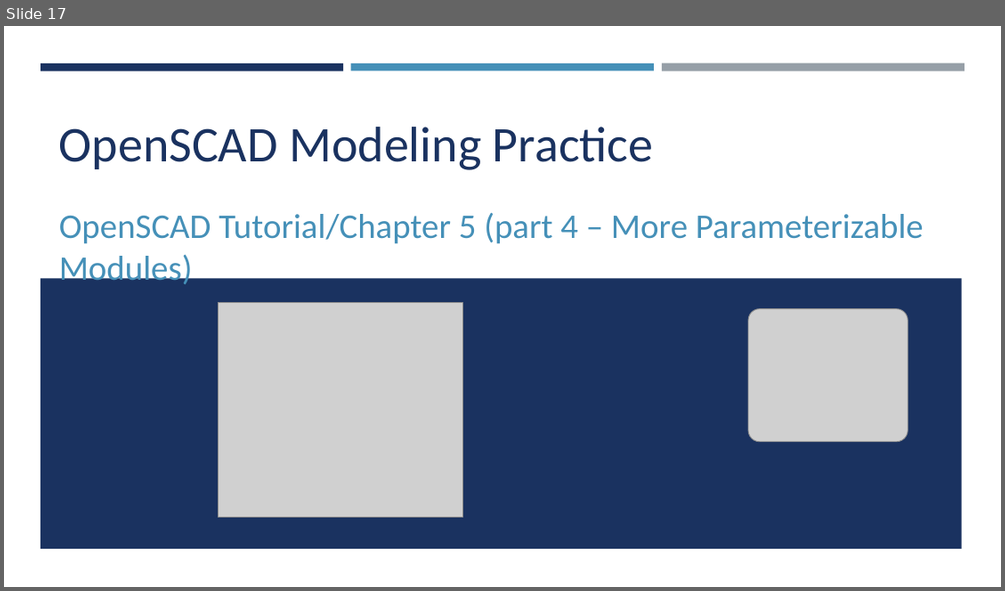
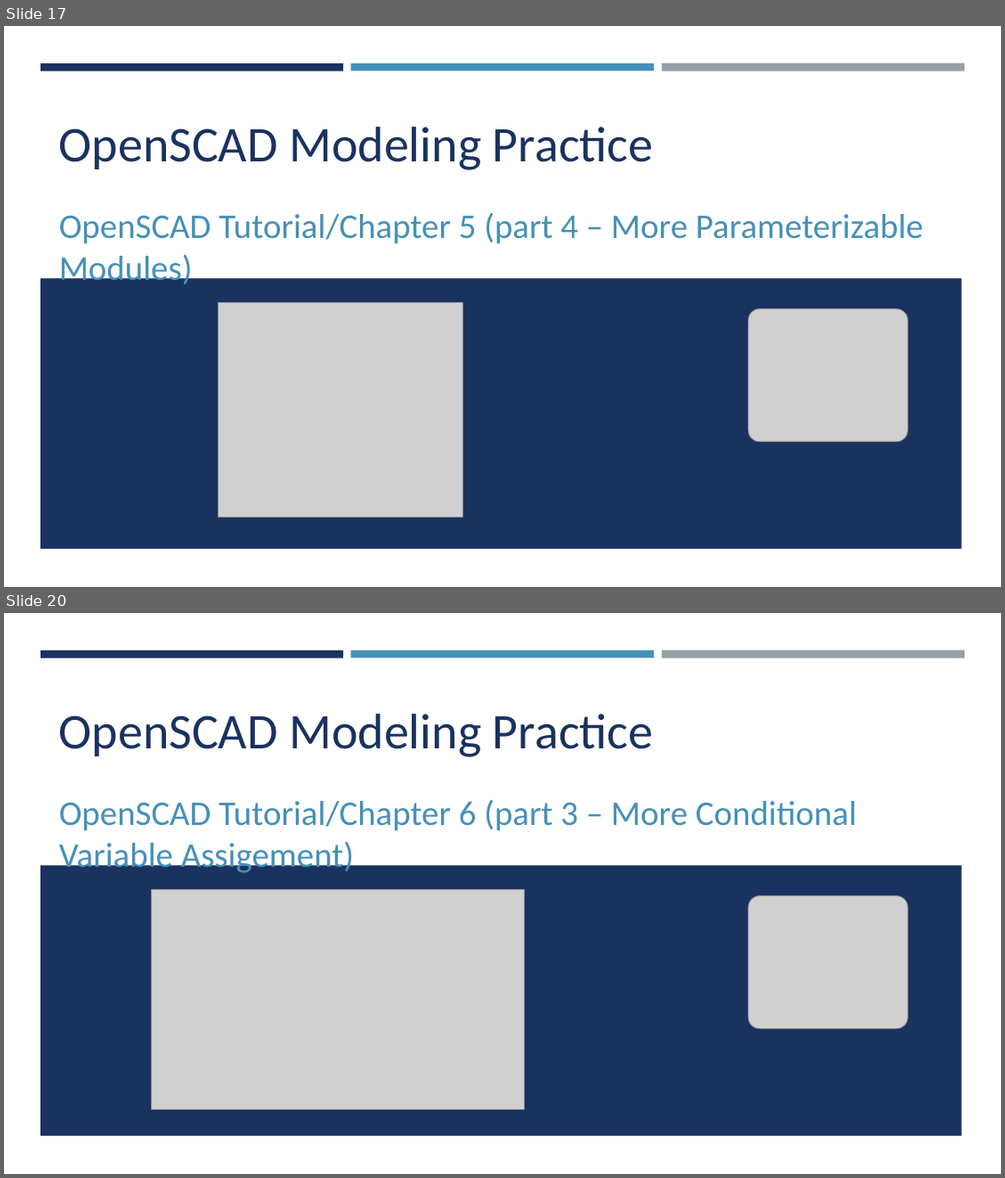
Before and after one commit to yasenstar/openscad, a slide deck: OpenSCAD.pptx. Shown one above the other, each under a label of ours: slide 17 before the commit, slides 17 and 20 after it; the slides between them are not shown. The pictures are 1005x591 and 1005x1178 pixels, drawn with LibreOffice and Linux fonts; fonts in the diff are those of the drawing; grey boxes stand for pictures. Boxes give left, top, right and bottom in pixels: in the first picture for what was removed or moved away, otherwise in the second. Text is boxed around its words. In the diff, an @@ line names an element or a change of style, - is before the commit and + after.

Commit message:
add chapter 6

```diff
--- a/OpenSCAD.pptx
+++ b/OpenSCAD.pptx
@@ slide 20 added at [4,613,1001,1174], background #FFFFFF; not listed: 4 template elements that a slide beside it also shows @@
@@ title added at [59,714,653,757], 48 pt, text #1A3260 @@
+OpenSCAD Modeling Practice
@@ subtitle added at [59,800,857,875], 33.3 pt, text #4590B8 @@
+OpenSCAD Tutorial/Chapter 6 (part 3 – More Conditional Variable Assigement)
@@ picture added at [152,890,525,1109] @@
@@ picture added at [748,896,907,1029] @@
```
Also in this commit, not shown: 4 other slides added, 12 other files.
